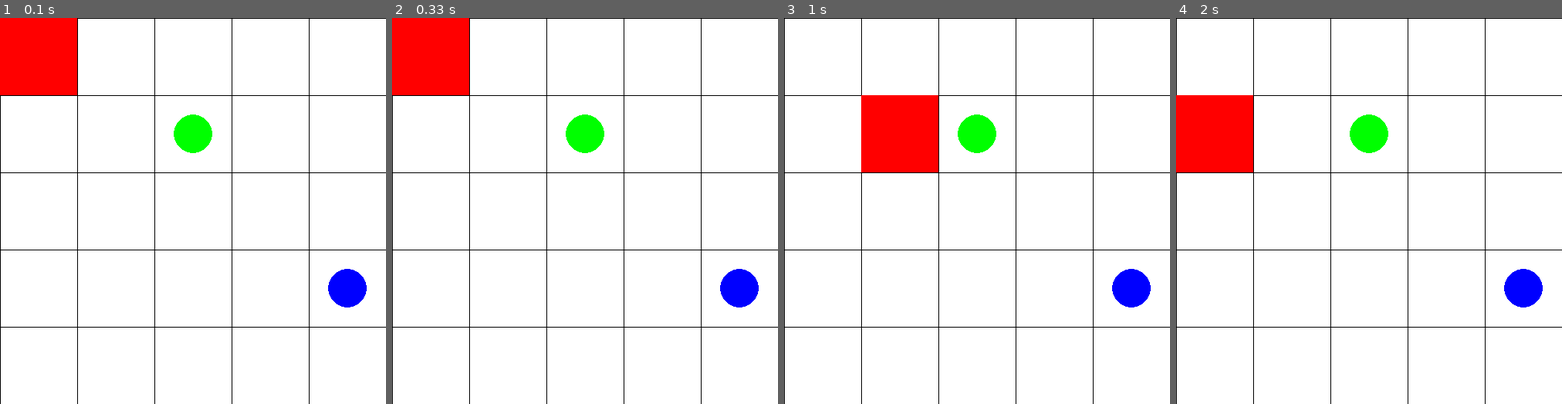
Above: before the commit, frames 1-4 (left to right).
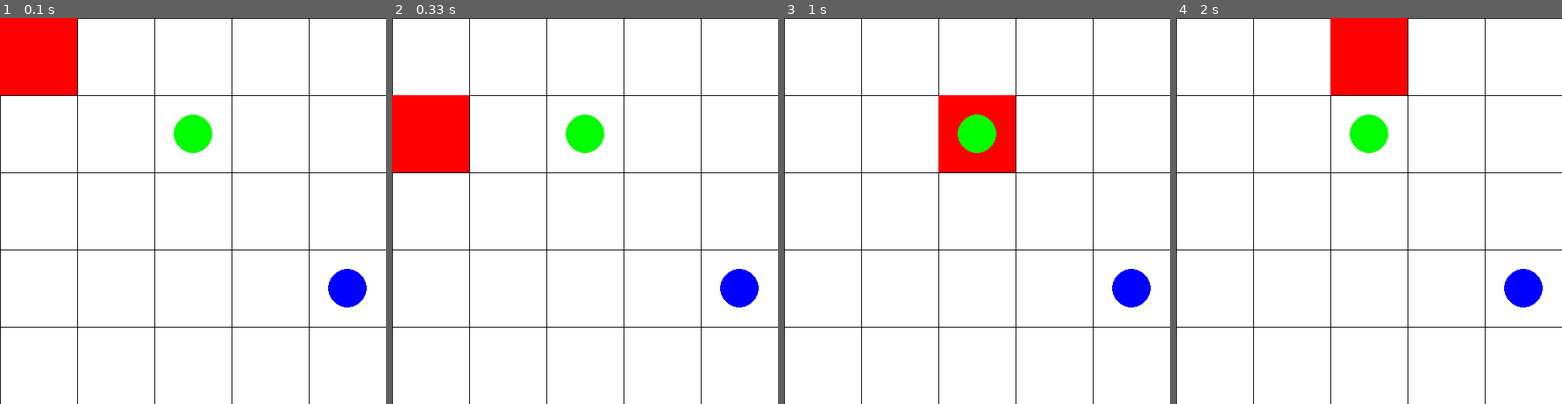
Above: after the commit, the same moments.

Repository: Keidensu/CS5100_Project
Game: pygame game, started from project_new.py
Two runs of this game, one before a commit and one after it. Both use one fixed random seed, a clock stepped at 60 frames per second and the inputs below.
Inputs:
- Up to frame 1 (0.1 s): no input
- Up to frame 2 (0.33 s): no input
- Up to frame 3 (1 s): no input
- Up to frame 4 (2 s): no input

Frame 1 is identical in both runs. In frame 2, 8.0% of the frame differs, in the area x 0-20%, y 0-40%; in frame 3, 7.2%; in frame 4, 8.0%.

Commit message:
Requirements for passenger to be picked up before dropping off

Diff:
--- a/project_new.py
+++ b/project_new.py
@@ -63,14 +63,16 @@
             if self.state == self.passenger_loc[0] * self.grid_size + self.passenger_loc[1]:
                 self.passenger_loc = (-1, -1)  # passenger picked up
                 reward = 10
+                self.passenger_picked_up = True
+            else:
+                reward = -5
+            return self.state, reward
+        elif action == 5:  # drop-off passenger
+            if self.state == self.destination_loc[0] * self.grid_size + self.destination_loc[1] and self.passenger_picked_up == True:
+                reward = 20
+                self.passenger_picked_up = False
             else:
                 reward = -10
-            return self.state, reward
-        elif action == 5:  # drop-off passenger
-            if self.state == self.destination_loc[0] * self.grid_size + self.destination_loc[1]:
-                reward = 20
-            else:
-                reward = -20
             return self.state, reward
         else:
             raise ValueError("Invalid action")
@@ -83,14 +85,16 @@
         clock = pygame.time.Clock()
 
         for episode in range(num_episodes):
-            state = self.state
+            state = 0
             total_reward = 0
+            self.passenger_loc = (1,2)
+            self.passenger_picked_up = False
 
             for _ in range(100):  # Limiting steps per episode to avoid infinite loop
                 self.draw_grid()
                 pygame.display.update()
 
-                clock.tick(10)  # Limit FPS to 10
+                clock.tick(60)  # Limit FPS to 10
 
                 for event in pygame.event.get():
                     if event.type == pygame.QUIT:
--- a/project_test.py
+++ b/project_test.py
@@ -11,10 +11,13 @@
         self.destination_loc = (3, 4)  # Destination initial location
         self.q_table = np.zeros((self.num_states, self.num_actions))
         self.learning_rate = 0.1
-        self.discount_factor = 0.9
+        self.discount_factor = 0.7
         self.exploration_rate = 1.0
         self.min_exploration_rate = 0.01
         self.exploration_decay_rate = 0.99
+        self.learning_rate_decay_rate = 0.99
+        self.min_learning_rate = 0.01
+        self.visit_counts = np.zeros((self.num_states, self.num_actions))
 
     def reset(self):
         """
@@ -68,14 +71,14 @@
             self.passenger_loc = (-1, -1)  # Passenger is now on-board
             return 10, False  # Reward for successful pick-up
         else:
-            return -10, False  # Penalty for incorrect pick-up
+            return -20, False  # Penalty for incorrect pick-up
 
     def dropoff(self):
         """
         Handle the drop-off action and return the reward and done flag.
         """
-        if self.state == self.destination_loc[0] * self.grid_size + self.destination_loc[1]:
-            return 20, True  # Reward for successful drop-off and episode ends
+        if self.state == self.destination_loc[0] * self.grid_size + self.destination_loc[1] and self.passenger_loc == (-1, -1):
+            return 100, True  # Reward for successful drop-off and episode ends
         else:
             return -20, False  # Penalty for incorrect drop-off
 
@@ -85,6 +88,8 @@
             total_reward = 0
             done = False
             steps = 0  # Track the number of steps taken in the episode
+            self.passenger_loc = (1, 2)
+            episode_learning_rate = self.learning_rate  # Store episode-specific learning rate
 
             while not done:
                 # Choose an action based on the exploration-exploitation strategy
@@ -94,15 +99,20 @@
                 next_state, reward, done = self.step(action)
                 steps += 1  # Increment steps for each action taken
 
-                # Update Q-value using the Q-learning formula
-                self.q_table[state, action] = (1 - self.learning_rate) * self.q_table[state, action] + \
-                                              self.learning_rate * (reward + self.discount_factor * np.max(self.q_table[next_state]))
+                # Update visit count for the selected action
+                self.visit_counts[state, action] += 1
+
+                # Update Q-value using the Q-learning formula with episode-specific learning rate
+                self.q_table[state, action] = (1 - episode_learning_rate) * self.q_table[state, action] + \
+                                              episode_learning_rate * (reward + self.discount_factor * np.max(self.q_table[next_state]))
 
                 total_reward += reward
                 state = next_state
 
-            # Adjust the exploration rate
+            # Adjust the exploration rate using exponential decay
             self.exploration_rate = max(self.min_exploration_rate, self.exploration_rate * self.exploration_decay_rate)
+            # Adjust the learning rate based on the number of visits to each state-action pair
+            self.learning_rate = max(self.min_learning_rate, self.learning_rate / (1 + np.log1p(self.visit_counts[state, action])))
 
             # Logging for every 100 episodes
             if episode % 100 == 0:
@@ -133,17 +143,3 @@
     num_episodes = 1000
     env.q_learning(num_episodes)
     env.test_agent()  # Call the enhanced testing method
-
-    # After training, test the trained agent
-    state = env.reset()  # Start from the initial state for testing
-    total_reward = 0
-    done = False
-
-    print("\nTesting trained agent...")
-    while not done:
-        # Choose the best action from Q-table
-        action = np.argmax(env.q_table[state])
-        state, reward, done = env.step(action)
-        total_reward += reward
-
-    print(f"Test Total Reward: {total_reward}")
--- a/project_with_pygame.py
+++ b/project_with_pygame.py
@@ -13,7 +13,7 @@
         self.destination_loc = (3, 4)  # destination initial location
         self.q_table = np.zeros((self.num_states, self.num_actions))
         self.learning_rate = 0.1
-        self.discount_factor = 0.9
+        self.discount_factor = 0.7
         self.exploration_rate = 1.0
         self.min_exploration_rate = 0.01
         self.exploration_decay_rate = 0.99
@@ -60,13 +60,14 @@
         elif action == 4:  # pick-up passenger
             if self.state == self.passenger_loc[0] * self.grid_size + self.passenger_loc[1]:
                 self.passenger_loc = (-1, -1)  # passenger picked up
+                self.passenger_picked_up = True
                 reward = 10
             else:
                 reward = -10
             return self.state, reward
         elif action == 5:  # drop-off passenger
-            if self.state == self.destination_loc[0] * self.grid_size + self.destination_loc[1]:
-                reward = 20
+            if self.state == self.destination_loc[0] * self.grid_size + self.destination_loc[1] and self.passenger_picked_up:
+                reward = 50
             else:
                 reward = -20
             return self.state, reward
@@ -83,12 +84,14 @@
             self.state = 0 # Reset state to initial position at the start of each episode
             state = self.state
             total_reward = 0
+            self.passenger_picked_up = False
+            self.passenger_loc = (1,2)
+            clock.tick(100)  # Limit FPS to 10
 
             while True:
                 self.draw_grid()
                 pygame.display.update()
 
-                clock.tick(10)  # Limit FPS to 10
                 for event in pygame.event.get():
                     if event.type == pygame.QUIT:
                         pygame.quit()
@@ -104,15 +107,14 @@
                 old_q_value = self.q_table[state, action]
                 next_max_q_value = np.max(self.q_table[next_state])
 
-                new_q_value = (1 - self.learning_rate) * old_q_value + \
-                            self.learning_rate * (reward + self.discount_factor * next_max_q_value)
+                new_q_value = (1 - self.learning_rate) * old_q_value + self.learning_rate * (reward + self.discount_factor * next_max_q_value)
 
                 self.q_table[state, action] = new_q_value
 
                 total_reward += reward
                 state = next_state
 
-                if reward == 20 or reward == -10:  # episode ends
+                if reward == 50 or reward == -20:  # episode ends
                     break
 
             self.exploration_rate = max(self.min_exploration_rate, self.exploration_rate * self.exploration_decay_rate)
@@ -139,7 +141,7 @@
         total_reward += reward
         state = next_state
 
-        if reward == 20 or reward == -10:  # episode ends
+        if reward == 50 or reward == -20:  # episode ends
             break
 
     print(f"Test Total Reward: {total_reward}")
--- a/project_without_pygame.py
+++ b/project_without_pygame.py
@@ -36,8 +36,8 @@
                 reward = -10
             return self.state, reward
         elif action == 5:  # drop-off passenger
-            if self.state == self.destination_loc[0] * self.grid_size + self.destination_loc[1]:
-                reward = 20
+            if self.state == self.destination_loc[0] * self.grid_size + self.destination_loc[1] and self.passenger_loc == (-1,-1):
+                reward = 50
             else:
                 reward = -20
             return self.state, reward
@@ -53,6 +53,7 @@
             self.state = 0 # Reset state to initial position at the start of each episode
             state = self.state
             total_reward = 0
+            self.passenger_loc = (1,2)
 
             while True:
                 possible_actions = self.get_possible_actions()
@@ -74,7 +75,7 @@
                 total_reward += reward
                 state = next_state
 
-                if reward == 20 or reward == -10:  # episode ends
+                if reward == 50 or reward == -20:  # episode ends
                     break
 
             self.exploration_rate = max(self.min_exploration_rate, self.exploration_rate * self.exploration_decay_rate)
@@ -100,7 +101,7 @@
         total_reward += reward
         state = next_state
 
-        if reward == 20 or reward == -10:  # episode ends
+        if reward == 50 or reward == -20:  # episode ends
             break
 
     print(f"Test Total Reward: {total_reward}")
